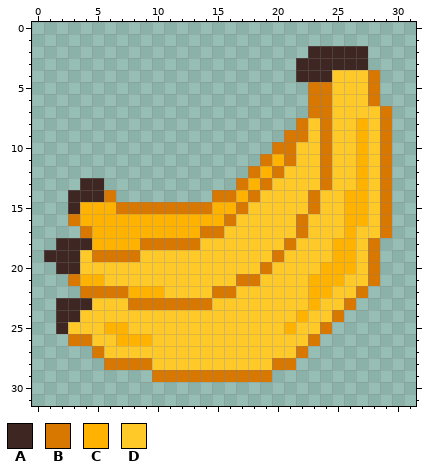
A pixel-art sprite gets an edit: fruits/sprites/fruit_banana.png. The picture above was drawn from the file before the commit.
The file is 32x32 pixels.
Palette (. is transparent): A #3e2723  B #d87800  C #ffb300  D #ffca28
Pixels before, first column x 1:
 2 ......................AAAAA..
 3 .....................AAAAAA..
 4 .....................AAADDDB.
 5 ......................BBDDDB.
 6 ......................BBDDDB.
 7 ......................BBDDDDB
 8 .....................BDBDDCDB
 9 ....................BBDBDDCDB
10 ...................BBDDBDDCDB
11 ..................BCBDDBDDCDB
12 .................BCBDDDBDDCDB
13 ...AA...........BCBDDDDBDDCDB
14 ..AAAB........BBCBDDDDBDDCCDB
15 ..ACCCBBBBBBBBCCBDDDDDBDDCCDB
16 ..BCCCCCCCCCCCCBDDDDDBDDDCCDB
17 ...BCCCCCCCCCBBDDDDDDBDDDCDDB
18 .AAACCCCBBBBBDDDDDDDBDDDCCDB.
19 AAADBBBBDDDDDDDDDDDBDDDDCCDB.
20 .AADDDDDDDDDDDDDDDBDDDDCCCDB.
21 ..BCCDDDDDDDDDDDBBDDDDCCCDDB.
22 ...BBBBCCCDDDDBBDDDDDDCCDDB..
23 .AAADDDBBBBBBBDDDDDDDDCDDB...
24 .AADDDDDDDDDDDDDDDDDDCDDB....
25 .ADDDCCDDDDDDDDDDDDDCDDB.....
26 ..BBDDCCCDDDDDDDDDDDDDB......
27 ....BDDDDDDDDDDDDDDDDB.......
28 .....BBBBDDDDDDDDDDBB........
29 .........BBBBBBBBBB..........
Now the later version:
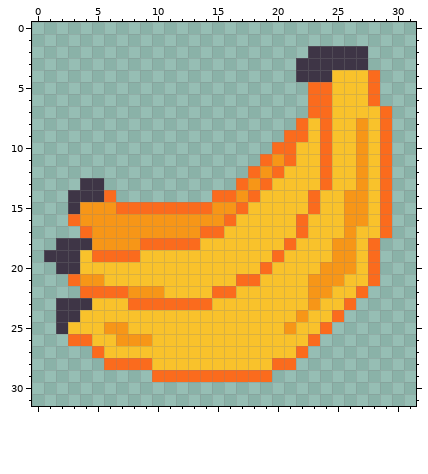
Difference:
Colour A changes from #3e2723 to #3e3546.
Colour B changes from #d87800 to #fb6b1d.
Colour C changes from #ffb300 to #f79617.
Colour D changes from #ffca28 to #f9c22b.
